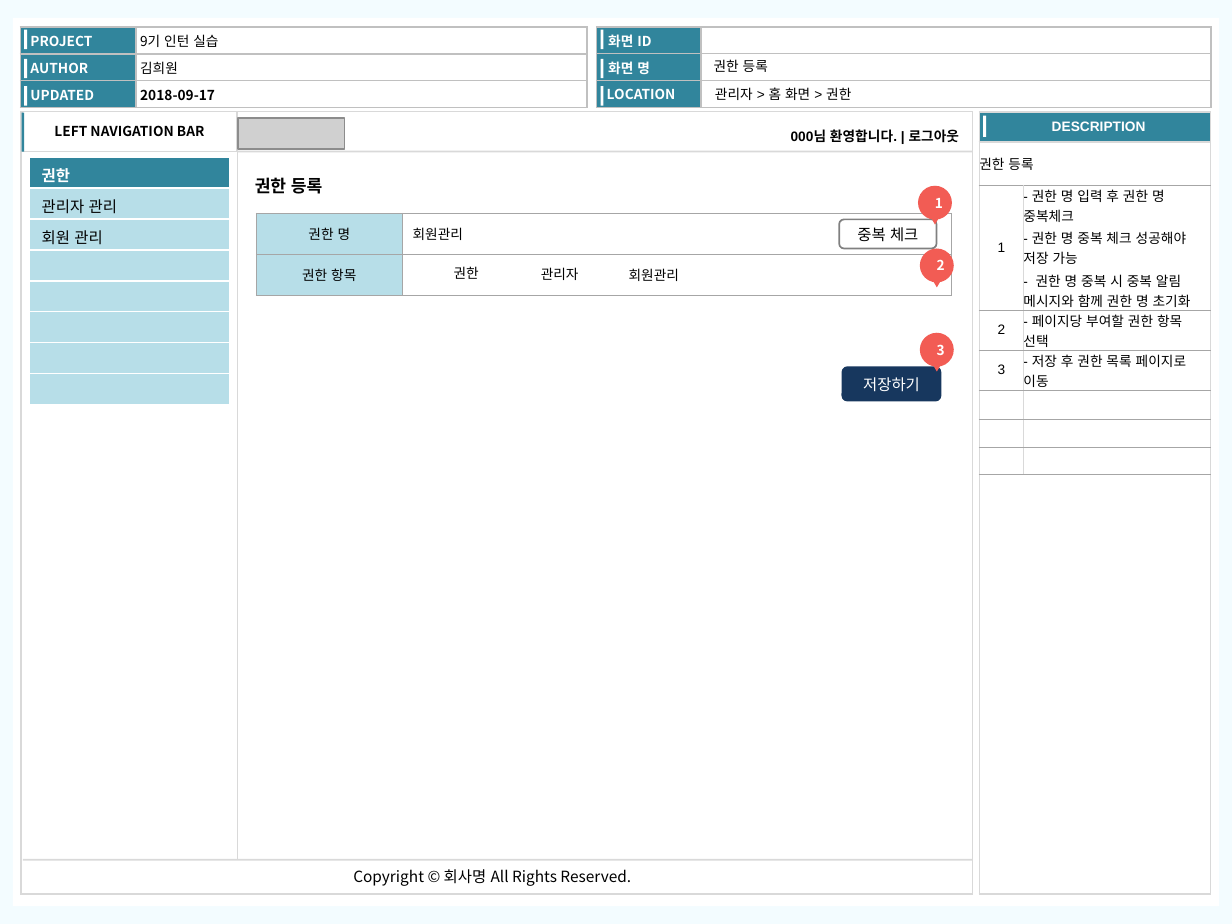
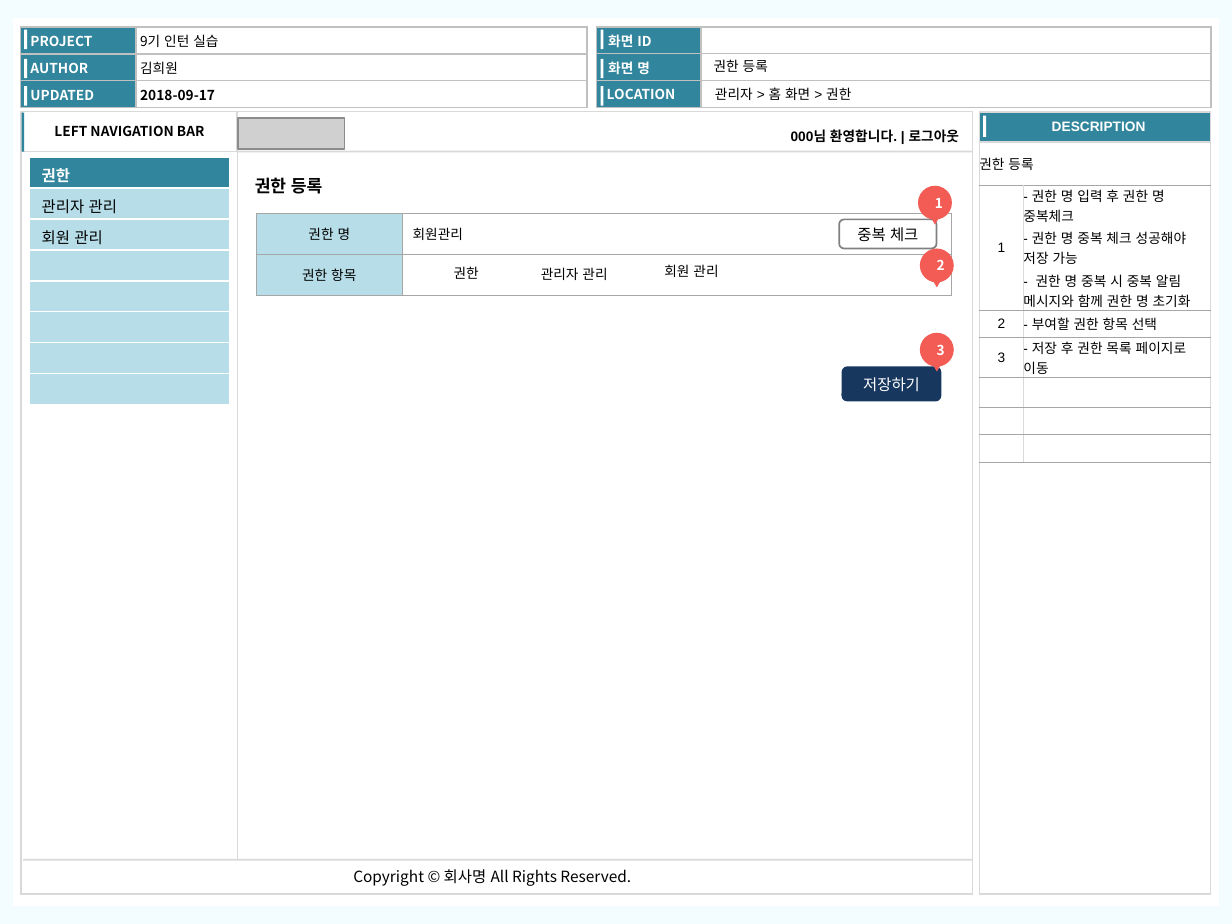
Before and after one commit to kimheewon/project, a slide deck: slide 8 of Document/관리자 화면정의서.pptx. Drawn at 1232x924 pixels with LibreOffice and Linux fonts; fonts in the diff are those of the drawing; grey boxes stand for pictures. Boxes give left, top, right and bottom in pixels: in the first picture for what was removed or moved away, otherwise in the second. Text is boxed around its words. In the diff, an @@ line names an element or a change of style, - is before the commit and + after.

```diff
--- a/Document/관리자 화면정의서.pptx
+++ b/Document/관리자 화면정의서.pptx
@@ table at [979, 142, 1211, 439] @@
-row 3, column 2: - 페이지당 부여할 권한 항목 선택
+row 3, column 2: - 부여할 권한 항목 선택
@@ text at [541, 267, 607, 280]: text changed @@
-관리자
+관리자 관리
@@ text at [664, 264, 718, 277]: spaces changed @@
-회원관리
+회원 관리
```
Also in this commit, not shown: 7 other slides changed, 16 other files.
